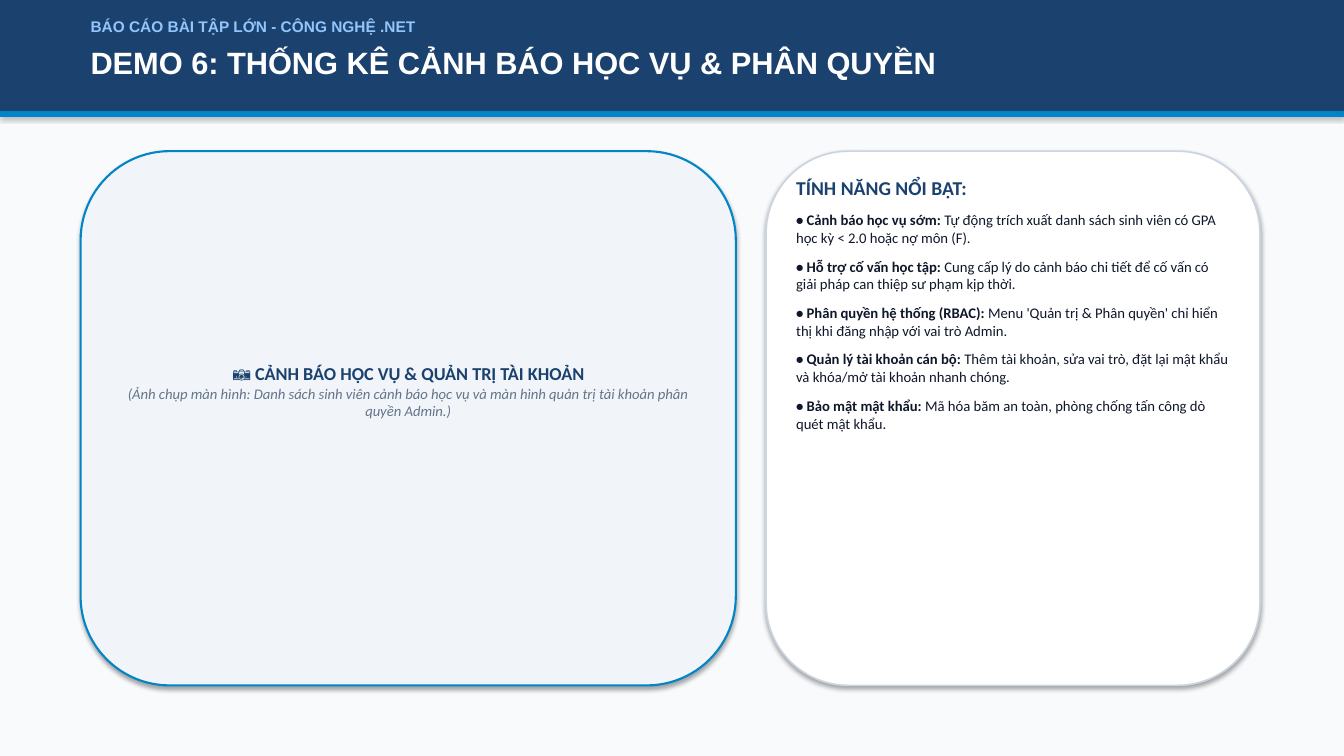
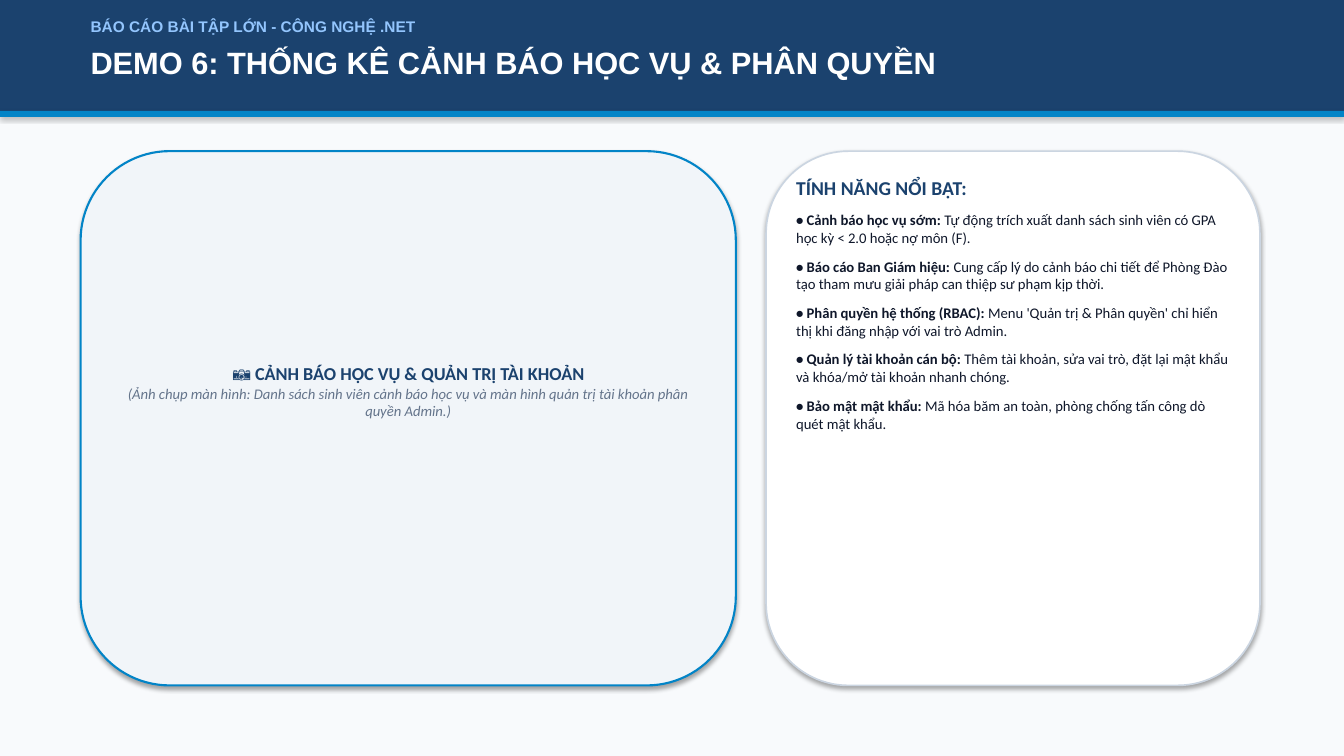
Before and after one commit to ngthanhs1/STUDENT_RESULT_ANALYTICS, a slide deck: slide 12 of SLIDE_THUYET_TRINH_STUDENT_RESULT_ANALYTICS.pptx. Drawn at 1344x756 pixels with LibreOffice and Linux fonts; fonts in the diff are those of the drawing. Boxes give left, top, right and bottom in pixels: in the first picture for what was removed or moved away, otherwise in the second. Text is boxed around its words. In the diff, an @@ line names an element or a change of style, - is before the commit and + after.

```diff
--- a/SLIDE_THUYET_TRINH_STUDENT_RESULT_ANALYTICS.pptx
+++ b/SLIDE_THUYET_TRINH_STUDENT_RESULT_ANALYTICS.pptx
@@ text at (796, 260, 1227, 292): text changed @@
-• Hỗ trợ cố vấn học tập: Cung cấp lý do cảnh báo chi tiết để cố vấn có giải pháp can thiệp sư phạm kịp thời.
+• Báo cáo Ban Giám hiệu: Cung cấp lý do cảnh báo chi tiết để Phòng Đào tạo tham mưu giải pháp can thiệp sư phạm kịp thời.
```
Also in this commit, not shown: 2 other slides changed, 5 other files.
